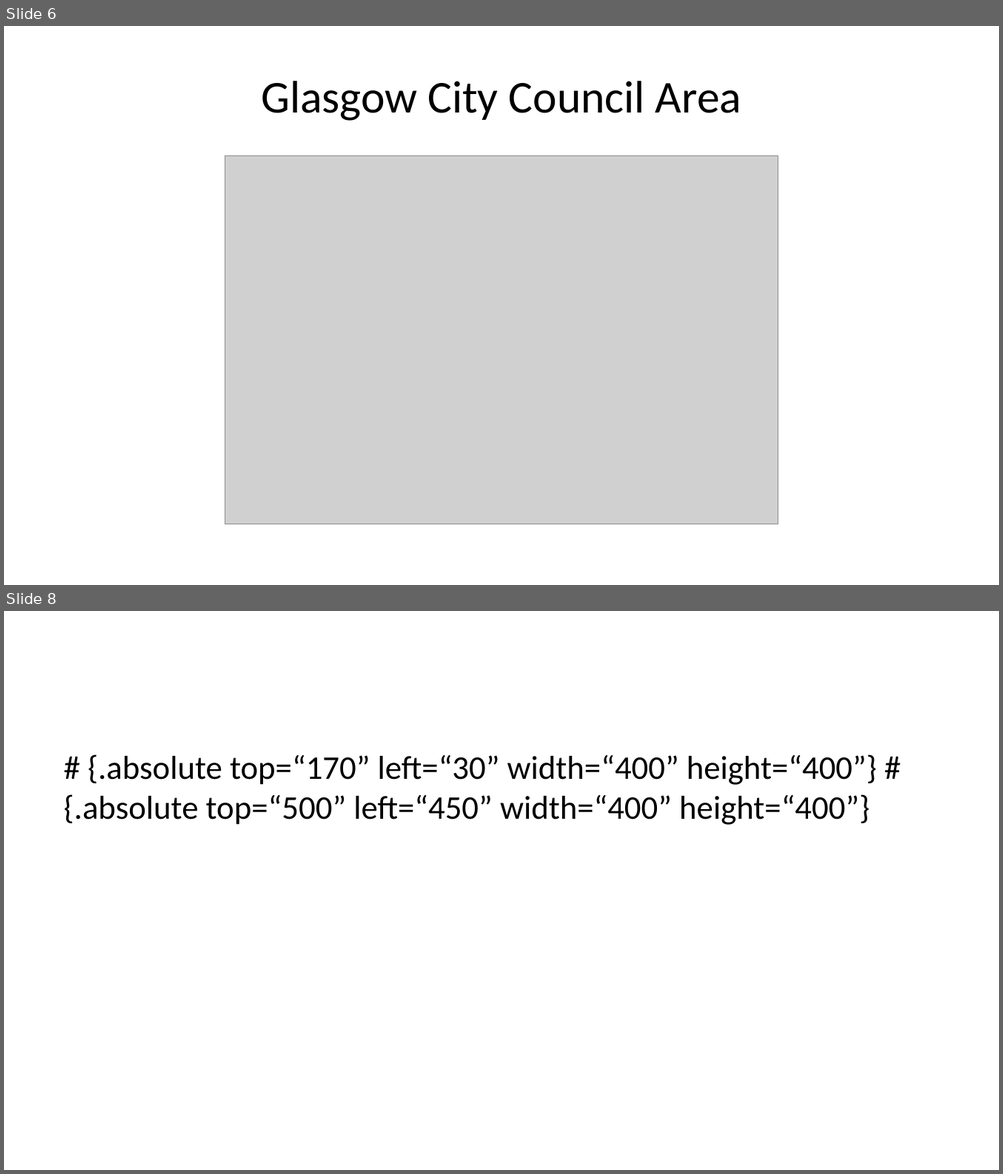
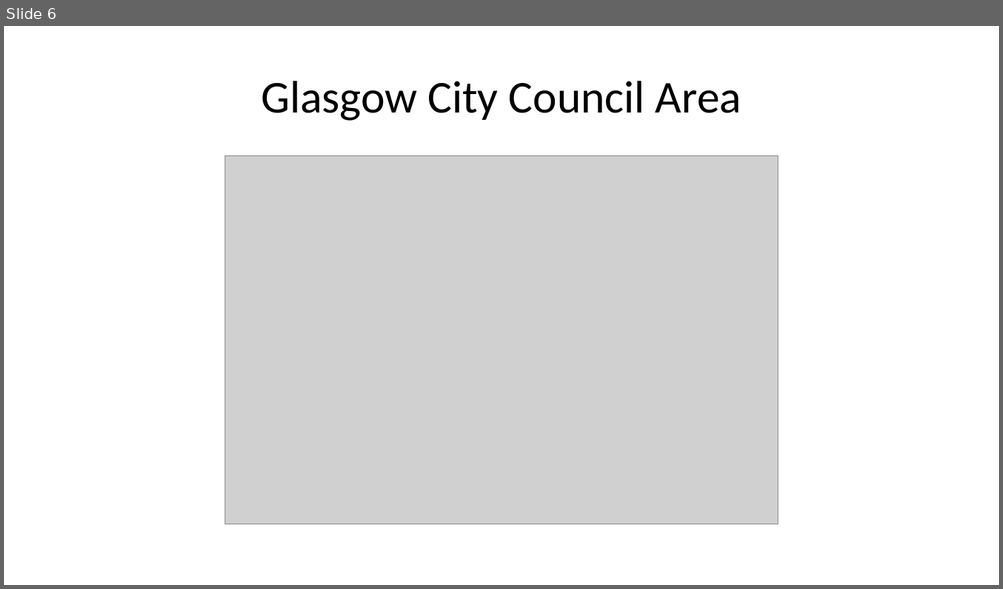
Before and after one commit to SamAllwood/Scotland_Bus_Access, a slide deck: slides.pptx. Shown one above the other, each under a label of ours: slides 6 and 8 before the commit, slide 6 after it; the slides between them are not shown. The pictures are 1003x1174 and 1003x589 pixels, drawn with LibreOffice and Linux fonts; fonts in the diff are those of the drawing; grey boxes stand for pictures. Boxes give left, top, right and bottom in pixels: in the first picture for what was removed or moved away, otherwise in the second. Text is boxed around its words. In the diff, an @@ line names an element or a change of style, - is before the commit and + after.

```diff
--- a/slides.pptx
+++ b/slides.pptx
@@ slide 8 removed at <box>4,611,999,1170</box>, background #FFFFFF @@
@@ text removed at <box>64,755,876,825</box> @@
-# {.absolute top=“170” left=“30” width=“400” height=“400”} # {.absolute top=“500” left=“450” width=“400” height=“400”}
```
Also in this commit, not shown: 1 slide changed, 2 slides added.
